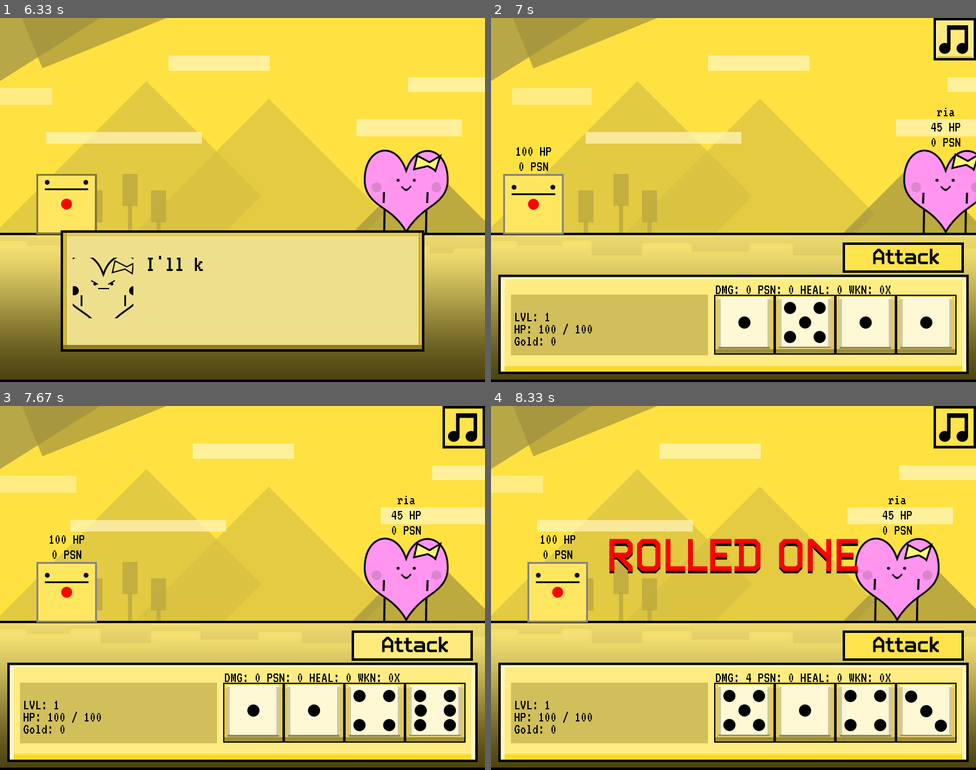
Above: before the commit, frames 1-4 (two rows, left to right).
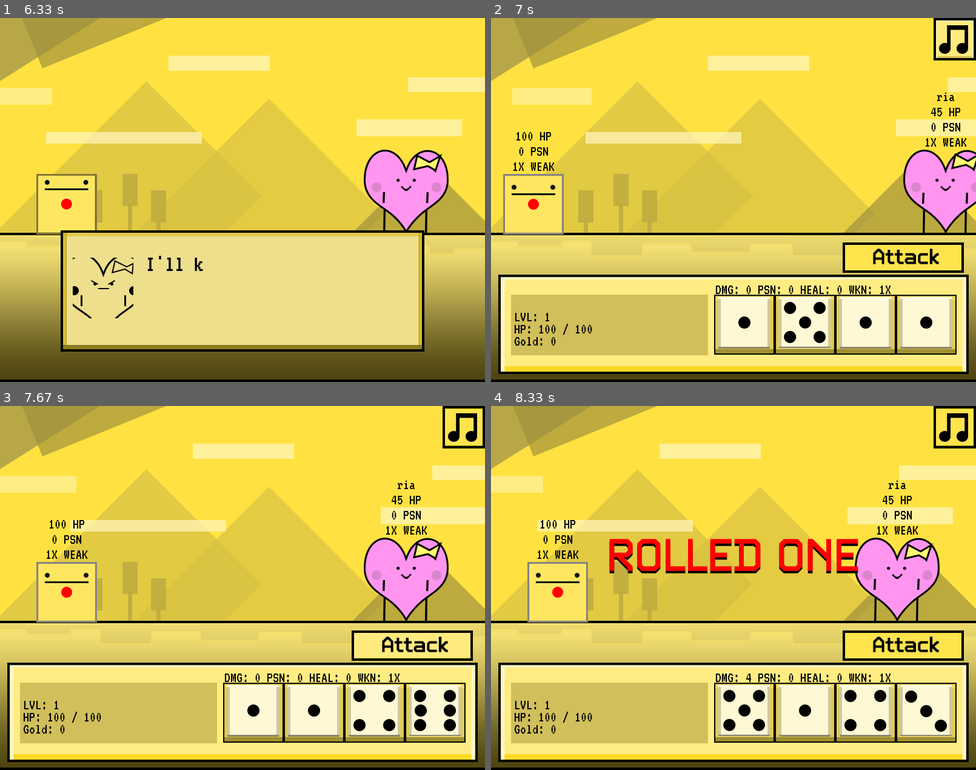
Above: after the commit, the same moments.

Repository: bloopsoup/DANGERdice
Game: pygame game, started from DANGERdice.py
The game is run twice, just before and just after one commit, with the same random seed, the same clock (stepped at 60 frames per second) and the same inputs.
Inputs (mouse positions are in pixels of both pictures, inside the frame that each line leads up to):
- Up to frame 1 (6.33 s): click (242, 221) at 0.93 s; click (368, 258) at 3.47 s; click (213, 207) at 3.8 s; click (368, 167) at 4.13 s; click (392, 192) at 4.47 s; click (126, 265) at 5.8 s; click (417, 283) at 6.13 s
- Up to frame 2 (7 s): click (660, 305) at 6.47 s; click (956, 39) at 6.8 s
- Up to frame 3 (7.67 s): click (164, 471) at 7.13 s; click (412, 646) at 7.47 s
- Up to frame 4 (8.33 s): click (864, 711) at 7.8 s; click (820, 708) at 8.13 s

Frame 1 is identical in both runs. In frame 2, 0.5% of the frame differs, in the area x 4-98%, y 20-76%; in frame 3, 0.5%; in frame 4, 0.5%.

Commit message:
added dividing mechanics

Diff:
--- a/controller/states/battle.py
+++ b/controller/states/battle.py
@@ -24,9 +24,9 @@
         self.damage_handler = DamageHandler([self.player, self.enemy])
 
         self.player_display = Idle(load_all_sprites("player"), (0, 0), None, load_idle_animation("player"))
-        self.player_s_display = PTexts(load_all_sprites("player"), (0, 0), load_font("SS"), 3, [(0, -75), (0, -50), (0, -25)], True)
+        self.player_s_display = PTexts(load_all_sprites("player"), (0, 0), load_font("SS"), 4, [(0, -100), (0, -75), (0, -50), (0, -25)], True)
         self.enemy_display = Idle(load_all_sprites(enemy_name), (0, 0), None, load_idle_animation(enemy_name))
-        self.enemy_s_display = PTexts(load_all_sprites(enemy_name), (0, 0), load_font("SS"), 3, [(0, -75), (0, -50), (0, -25)], True)
+        self.enemy_s_display = PTexts(load_all_sprites(enemy_name), (0, 0), load_font("SS"), 4, [(0, -100), (0, -75), (0, -50), (0, -25)], True)
         self.animation_handler = AnimationHandler(self.player_display, (60, 257), self.enemy_display, (740 - self.enemy_display.get_width(), 357 - self.enemy_display.get_height()), self.command_queue)
 
         self.stat_display = PTexts([pygame.Surface((1, 1))], (38, 460), load_font("SS"), 4, [(0, 0), (0, 20), (0, 40), (0, 60)], False)
@@ -118,10 +118,12 @@
         self.player_s_display.set_position(self.player_display.get_position())
         self.player_s_display.set_text(1, "{0} HP".format(self.player.get_health()))
         self.player_s_display.set_text(2, "{0} PSN".format(self.damage_handler.get_status(0).get_poison()))
+        self.player_s_display.set_text(3, "{0}X WEAK".format(self.damage_handler.get_status(0).get_weaken()))
 
         self.enemy_s_display.set_position(self.enemy_display.get_position())
         self.enemy_s_display.set_text(1, "{0} HP".format(self.enemy.get_health()))
         self.enemy_s_display.set_text(2, "{0} PSN".format(self.damage_handler.get_status(1).get_poison()))
+        self.enemy_s_display.set_text(3, "{0}X WEAK".format(self.damage_handler.get_status(1).get_weaken()))
 
         entity = self.player if self.your_turn else self.enemy
         self.stat_display.set_texts([entity.get_name(), "LVL: {0}".format(entity.get_level()),
@@ -171,8 +173,9 @@
 
     def apply_damage(self):
         """Applies damage to the other player and then apply status damage."""
+        self.damage_handler.apply_benefits(0 if self.your_turn else 1)
+        self.damage_handler.apply_s_effects(0 if self.your_turn else 1)
         self.damage_handler.apply_damage(1 if self.your_turn else 0)
-        self.damage_handler.apply_benefits(0 if self.your_turn else 1)
         self.damage_handler.reset()
         self.apply_status_damage()
 
--- a/entities/enemies/damage_handler.py
+++ b/entities/enemies/damage_handler.py
@@ -11,7 +11,7 @@
         self.damage = 0
         self.heal = 0
         self.poison = 0
-        self.weaken = 0
+        self.weaken = 1
 
     def __str__(self):
         return "DMG: {0} PSN: {1} HEAL: {2} WKN: {3}X".format(self.damage, self.poison, self.heal, self.weaken)
@@ -41,7 +41,7 @@
         self.damage = 0
         self.heal = 0
         self.poison = 0
-        self.weaken = 0
+        self.weaken = 1
 
     def add_damage(self, amount: int, damage_type: str):
         """Adds damage to the appropriate type."""
@@ -51,17 +51,38 @@
             self.heal += amount
         elif damage_type == "poison":
             self.poison += amount
-        elif damage_type == 'weaken':
-            self.weaken += amount
+        elif damage_type == "multiplier":
+            self.damage *= amount
+        elif damage_type == "divide":
+            self.weaken *= amount
 
     def has_damage(self) -> bool:
         """Is there damage present?"""
-        return self.damage > 0 or self.heal > 0 or self.poison > 0 or self.weaken > 0
+        return self.damage > 0 or self.heal > 0 or self.poison > 0 or self.weaken > 1
 
     def has_status_damage(self, i: int) -> bool:
         """Is there status damage present in the ith tracked entity?"""
         status = self.tracked[i][1]
-        return status.get_poison() > 0
+        return status.get_poison() > 0 or status.get_weaken() > 1
+
+    def apply_benefits(self, i: int):
+        """Applies benefits to the ith tracked entity."""
+        target, status = self.tracked[i]
+        target.add_health(self.heal)
+
+    def apply_s_effects(self, i: int):
+        """Applies status effects to the ith tracked entity."""
+        status = self.tracked[i][1]
+        self.damage //= status.get_weaken()
+        status.set_weaken(1)
+
+    def apply_damage(self, i: int):
+        """Applies the damage to the ith tracked entity."""
+        target, status = self.tracked[i]
+        target.subtract_health(self.damage)
+        status.add_poison(self.poison)
+        status.set_weaken(self.weaken)
+        target.try_die()
 
     def apply_s_damage(self, i: int):
         """Applies status damage to the ith tracked entity."""
@@ -69,17 +90,5 @@
         if status.get_poison() > 0:
             target.subtract_health(status.get_poison())
             status.subtract_poison(1)
+        status.set_weaken(1)
         target.try_die()
-
-    def apply_damage(self, i: int):
-        """Applies the damage to the ith tracked entity."""
-        target, status = self.tracked[i]
-        target.subtract_health(self.damage)
-        status.add_poison(self.poison)
-        status.add_weaken(self.weaken)
-        target.try_die()
-
-    def apply_benefits(self, i: int):
-        """Applies benefits to the ith tracked entity."""
-        target, status = self.tracked[i]
-        target.add_health(self.heal)
--- a/entities/enemies/enemy.py
+++ b/entities/enemies/enemy.py
@@ -53,7 +53,7 @@
 
     def add_health(self, amount: int):
         """Increases an enemy's health."""
-        self.health += amount
+        self.health = min(self.health + amount, self.max_health)
 
     def subtract_health(self, amount: int):
         """Decreases an enemy's health."""
--- a/entities/enemies/status.py
+++ b/entities/enemies/status.py
@@ -4,7 +4,7 @@
     def __init__(self):
         self.poison = 0
         self.blessed = 0
-        self.weaken = 0
+        self.weaken = 1
 
     def get_poison(self) -> int:
         """Gets the poison."""
@@ -26,10 +26,10 @@
         """Decreases blessed."""
         self.blessed -= amount
 
-    def add_weaken(self, amount: int):
-        """Increases weaken."""
-        self.weaken += amount
+    def get_weaken(self) -> int:
+        """Gets weaken."""
+        return self.weaken
 
-    def subtract_weaken(self, amount: int):
-        """Decreases weaken."""
-        self.weaken -= amount
+    def set_weaken(self, amount: int):
+        """Sets weaken."""
+        self.weaken = amount
